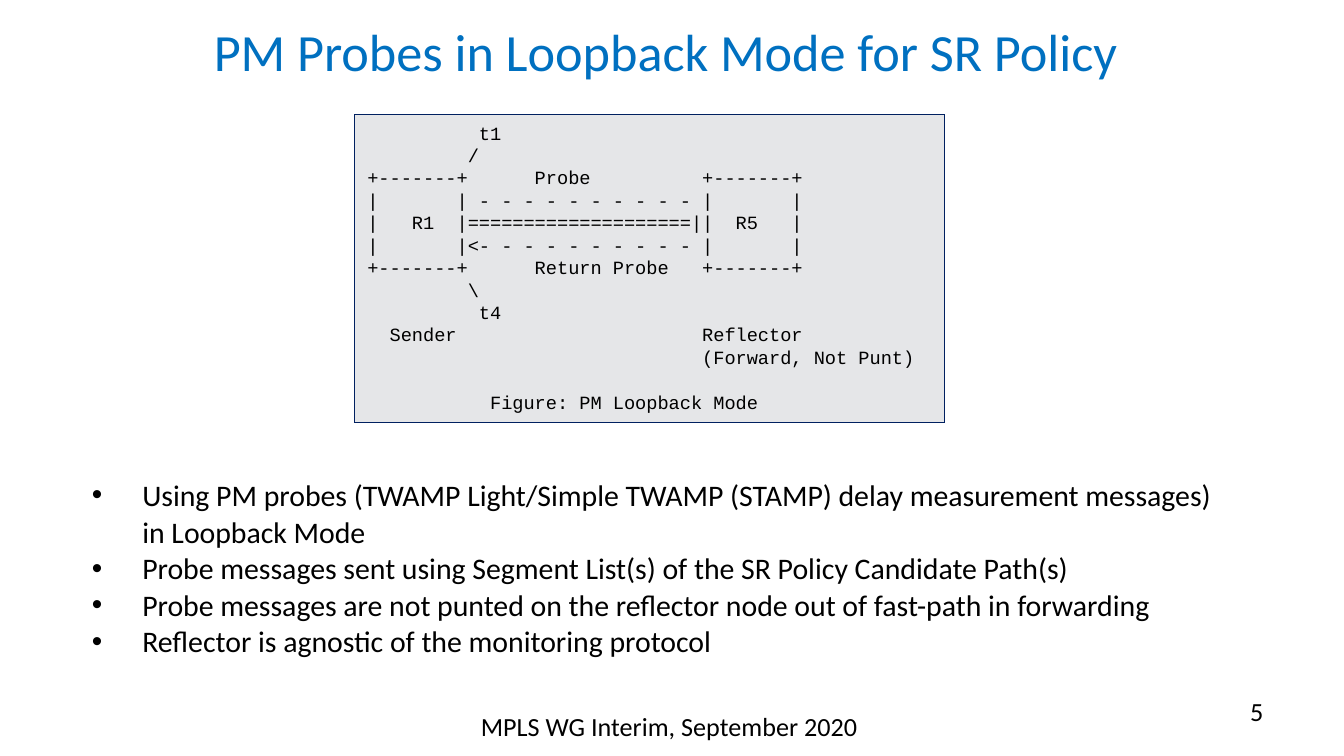
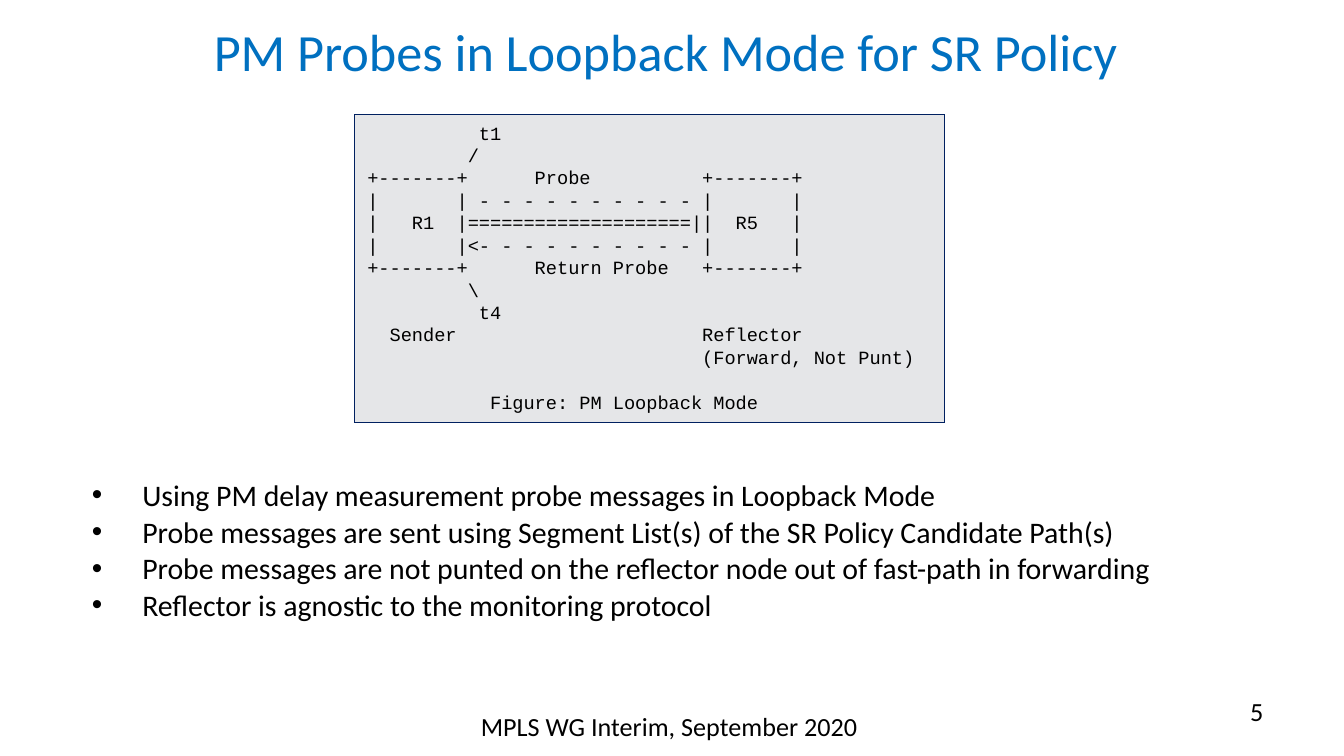
Before and after one commit to rakgandhi/ietf-slides, a slide deck: slide 5 of draft-gandhi-spring-sr-enhanced-plm-03.pptx. Drawn at 1344x756 pixels with LibreOffice and Linux fonts; fonts in the diff are those of the drawing. Boxes give left, top, right and bottom in pixels: in the first picture for what was removed or moved away, otherwise in the second. Text is boxed around its words. In the diff, an @@ line names an element or a change of style, - is before the commit and + after.

```diff
--- a/draft-gandhi-spring-sr-enhanced-plm-03.pptx
+++ b/draft-gandhi-spring-sr-enhanced-plm-03.pptx
@@ text at [142, 485, 1113, 548]: text changed @@
-• Using PM probes (TWAMP Light/Simple TWAMP (STAMP) delay measurement messages) in Loopback Mode
-• Probe messages sent using Segment List(s) of the SR Policy Candidate Path(s)
+• Using PM delay measurement probe messages in Loopback Mode
+• Probe messages are sent using Segment List(s) of the SR Policy Candidate Path(s)
@@ text at [142, 595, 711, 621]: text changed @@
-• Reflector is agnostic of the monitoring protocol
+• Reflector is agnostic to the monitoring protocol
```
Also in this commit, not shown: 9 other slides changed, 1 other file.
